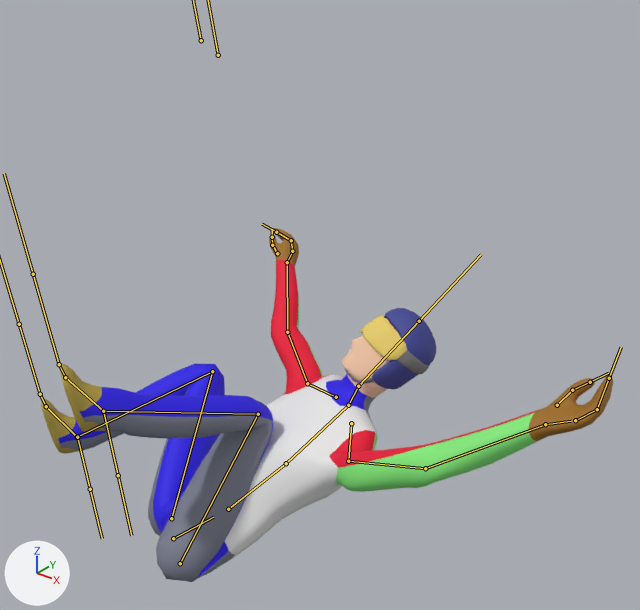
A saved change to the FBX model Assets/Models/Characters/jumper.fbx.
Rendered twice from a 50 mm lens placed at (1.363, -1.681, 1.155), pointed at (0.153, -0.168, 0.217). Lighting does not change. The marker at lower left points along +X, +Y and +Z. Both versions are drawn at frame 1 of the action 'Armature|CubeAction'; the numbers are the values there. The bones that bend it are drawn over the model as lines.

In view in the first picture: 'Cube', 'Goggles', 'Helmet'.
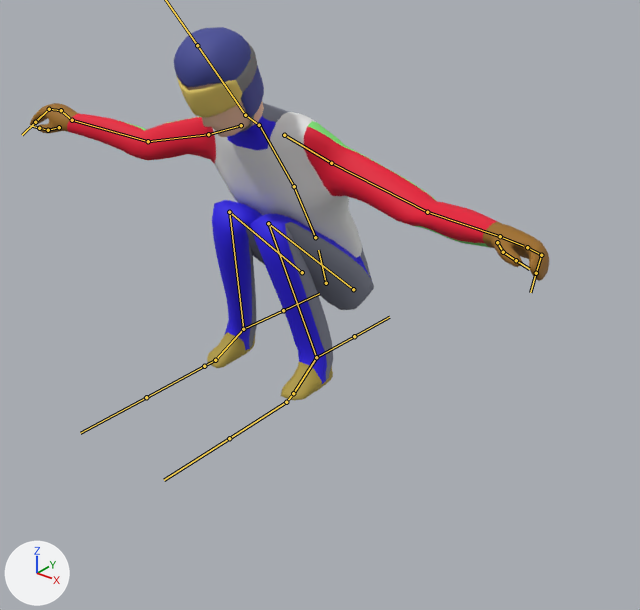
Where the change shows, as pixel boxes (x1, y1, x2, y2) in the pictures (640 x 610 px):
'Cube', posed: before (41, 228, 613, 582); after (30, 83, 549, 400)
'Helmet', posed (28% taller): before (345, 308, 436, 390); after (174, 27, 264, 132)
'Goggles', posed: before (360, 315, 430, 374); after (177, 42, 257, 117)
bone 'Hips', root to tip: before (173, 538) to (213, 517); after (326, 283) to (318, 250)
bone 'Upper Arm.L', root to tip: before (348, 461) to (425, 468); after (331, 163) to (427, 212)
bone 'Upper Arm.R', root to tip: before (307, 383) to (287, 332); after (208, 134) to (148, 141)
bone 'Upper Leg.L', root to tip: before (180, 563) to (258, 414); after (353, 289) to (268, 223)
bone 'Lower Leg.L', root to tip: before (258, 414) to (103, 411); after (268, 223) to (316, 357)
bone 'Foot.L', root to tip: before (103, 411) to (65, 377); after (316, 357) to (293, 393)
bone 'Upper Leg.R', root to tip: before (171, 518) to (212, 371); after (302, 272) to (229, 212)
bone 'Lower Leg.R', root to tip: before (212, 371) to (77, 437); after (229, 212) to (243, 329)
bone 'Foot.R', root to tip: before (77, 437) to (46, 406); after (243, 329) to (215, 360)
bone 'Leg IK.L', root to tip: before (103, 411) to (118, 475); after (316, 357) to (354, 336)
bone 'Leg IK.R', root to tip: before (77, 437) to (90, 489); after (243, 329) to (283, 310)

The change in detail:
Bone 'Hips' (bone_hips) moves from (0.005, -1.132, 0.663) to (0.0, -0.706, 0.018).
Bone 'Hips' (bone_hips) turns from (-74, -36, 7) to (12, 0, 0) degrees about its own x, y and z.
Bone 'Upper Arm.L' (bone_upper_arm_l) turns from (27, -82, 66) to (16, -37, 35) degrees about its own x, y and z.
Bone 'Upper Arm.R' (bone_upper_arm_r) turns from (12, -5, -67) to (14, 13, -43) degrees about its own x, y and z.
Bone 'Upper Leg.L' (bone_upper_leg_l) turns from (140, -19, 25) to (141, -19, 16) degrees about its own x, y and z.
Bone 'Lower Leg.L' (bone_lower_leg_l) turns from (-97, -18, -16) to (-139, -28, -11) degrees about its own x, y and z.
Bone 'Foot.L' (bone_foot_l) turns from (-32, -23, 9) to (9, -11, 7) degrees about its own x, y and z.
Bone 'Upper Leg.R' (bone_upper_leg_r) turns from (73, 57, -61) to (141, 19, -16) degrees about its own x, y and z.
Bone 'Lower Leg.R' (bone_lower_leg_r) turns from (-44, 51, 98) to (-139, 28, 11) degrees about its own x, y and z.
Bone 'Foot.R' (bone_foot_r) turns from (1, -11, -18) to (9, 11, -7) degrees about its own x, y and z.
Bone 'Leg IK.L' (bone_leg_ik_l) moves from (-0.102, -0.771, 0.044) to (0.0, -0.184, -0.022).
Bone 'Leg IK.L' (bone_leg_ik_l) turns from (-83, -1, -37) to (0, 0, 0) degrees about its own x, y and z.
Bone 'Leg IK.R' (bone_leg_ik_r) moves from (-0.188, -0.609, -0.238) to (0.0, -0.184, -0.022).
Bone 'Leg IK.R' (bone_leg_ik_r) turns from (-83, -1, -37) to (0, 0, 0) degrees about its own x, y and z.
